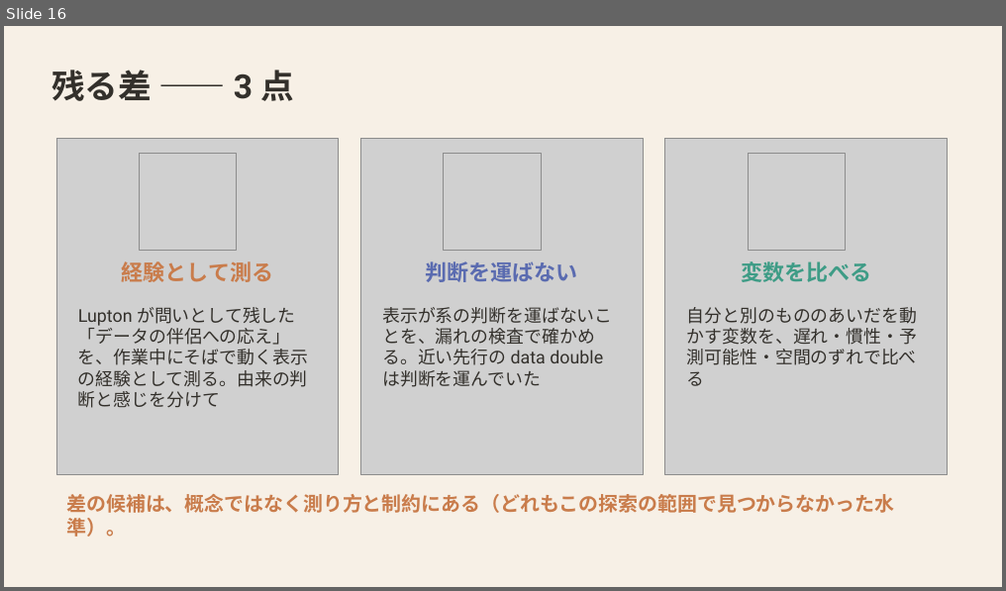
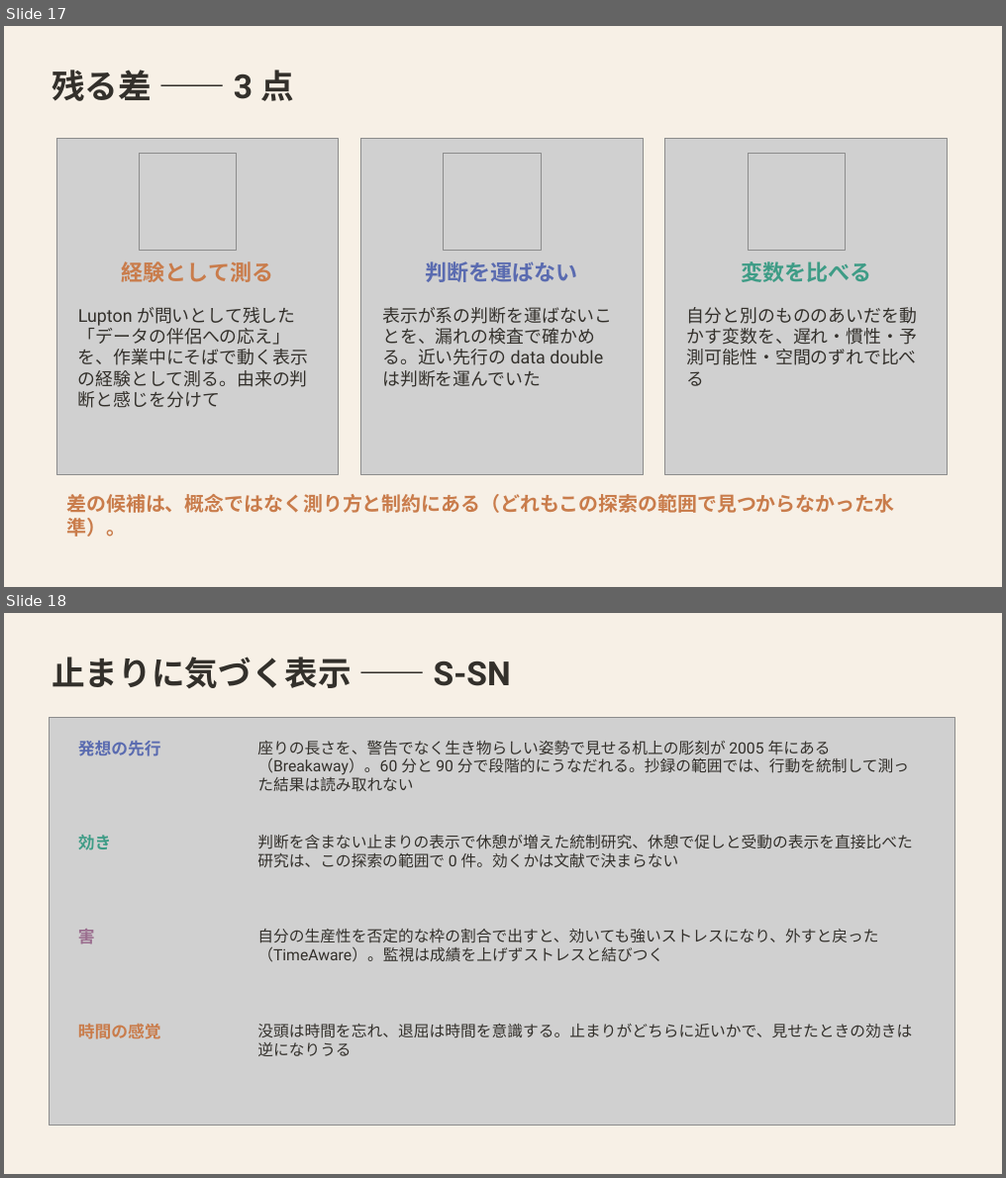
Before and after one commit to mikotomiura/GSE-prototype, a slide deck: docs/slides/project-overview/GSE_handmark_design.pptx. Shown one above the other, each under a label of ours: slide 16 before the commit, slides 17 and 18 after it. The pictures are 1006x591 and 1006x1178 pixels, drawn with LibreOffice and Linux fonts; fonts in the diff are those of the drawing; grey boxes stand for pictures. Boxes give left, top, right and bottom in pixels: in the first picture for what was removed or moved away, otherwise in the second. Text is boxed around its words. In the diff, an @@ line names an element or a change of style, - is before the commit and + after.

```diff
--- a/docs/slides/project-overview/GSE_handmark_design.pptx
+++ b/docs/slides/project-overview/GSE_handmark_design.pptx
@@ slide 18 added at (4,613,1002,1174), background #F7F0E6 @@
@@ text added at (52,657,511,688), 32 pt, text #33302B, bold @@
+止まりに気づく表示 —— S-SN
@@ picture added at (49,718,954,1126) @@
@@ text added at (78,741,161,757), 16 pt, text #5A6BB0, bold @@
+発想の先行
@@ text added at (257,741,909,792), 15 pt, text #33302B @@
+座りの長さを、警告でなく生き物らしい姿勢で見せる机上の彫刻が 2005 年にある（Breakaway）。60 分と 90 分で段階的にうなだれる。抄録の範囲では、行動を統制して測った結果は読み取れない
@@ text added at (78,835,112,851), 16 pt, text #3E9C86, bold @@
+効き
@@ text added at (257,835,912,868), 15 pt, text #33302B @@
+判断を含まない止まりの表示で休憩が増えた統制研究、休憩で促しと受動の表示を直接比べた研究は、この探索の範囲で 0 件。効くかは文献で決まらない
@@ text added at (78,929,95,944), 16 pt, text #9B6E8F, bold @@
+害
@@ text added at (257,929,878,962), 15 pt, text #33302B @@
+自分の生産性を否定的な枠の割合で出すと、効いても強いストレスになり、外すと戻った（TimeAware）。監視は成績を上げずストレスと結びつく
@@ text added at (78,1024,161,1040), 16 pt, text #C97C4B, bold @@
+時間の感覚
@@ text added at (257,1024,912,1057), 15 pt, text #33302B @@
+没頭は時間を忘れ、退屈は時間を意識する。止まりがどちらに近いかで、見せたときの効きは逆になりうる
@@ what was slide 16 is now slide 17 @@
```
Also in this commit, not shown: 15 slides changed, 2 other slides added, 12 other files.
